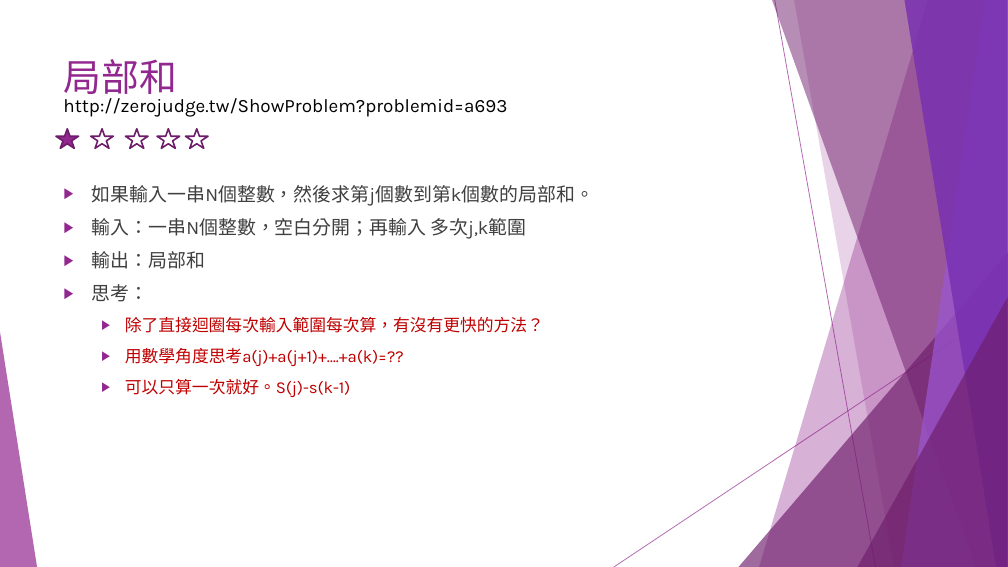
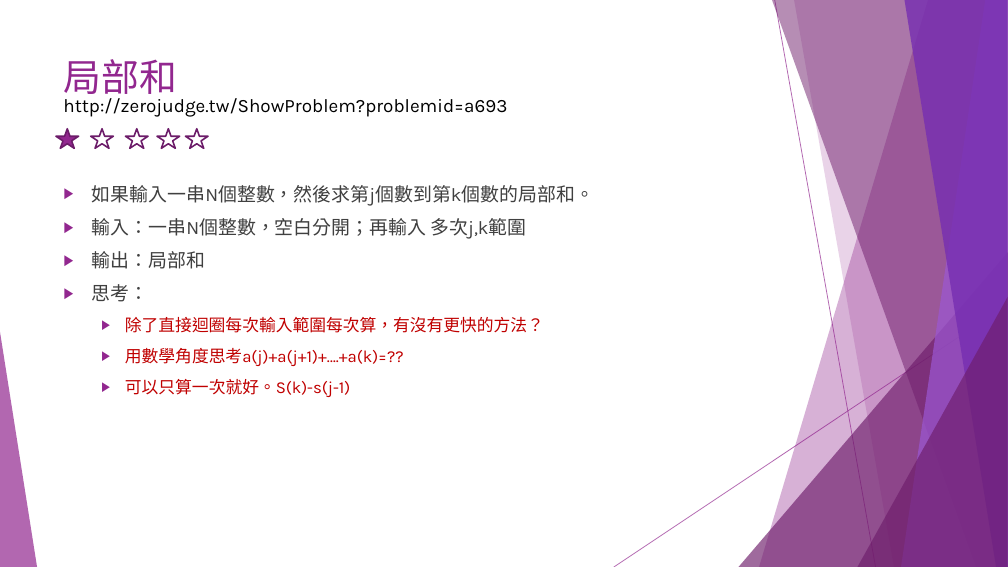
Before and after one commit to liulawsi/My_PPTs, a slide deck: slide 41 of CHING JIAN/C_Class/A1_邏輯思考訓練題.pptx (slide 36 before the commit). Drawn at 1008x567 pixels with LibreOffice and Linux fonts; fonts in the diff are those of the drawing. Boxes give left, top, right and bottom in pixels: in the first picture for what was removed or moved away, otherwise in the second. Text is boxed around its words. In the diff, an @@ line names an element or a change of style, - is before the commit and + after.

```diff
--- a/CHING JIAN/C_Class/A1_邏輯思考訓練題.pptx
+++ b/CHING JIAN/C_Class/A1_邏輯思考訓練題.pptx
@@ text at bbox=[125, 379, 350, 397]: text changed @@
-  ▶ 可以只算一次就好。S(j)-s(k-1)
+  ▶ 可以只算一次就好。S(k)-s(j-1)
```
Also in this commit, not shown: 12 other slides changed, 5 slides added, 1 slide removed, 2 other files.
